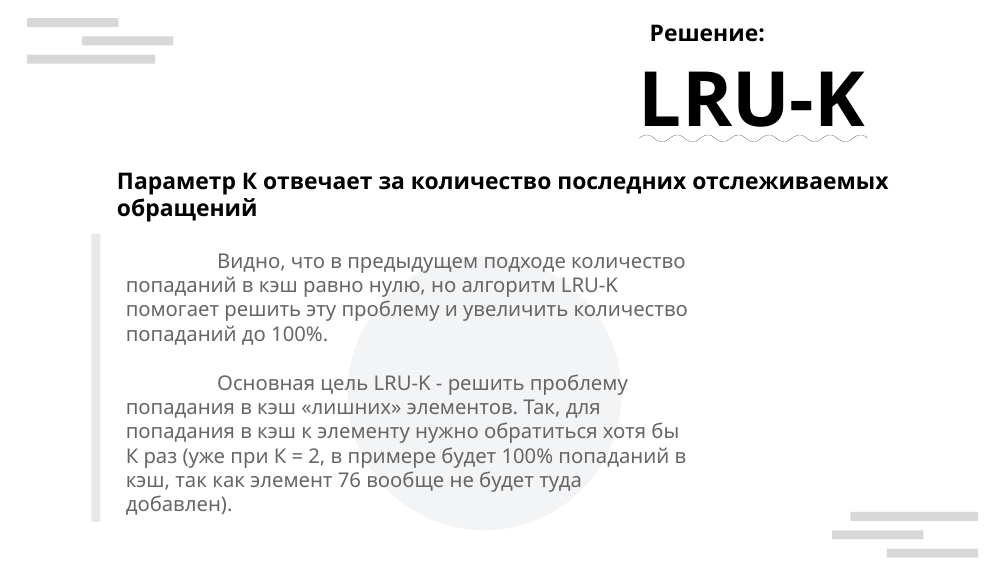
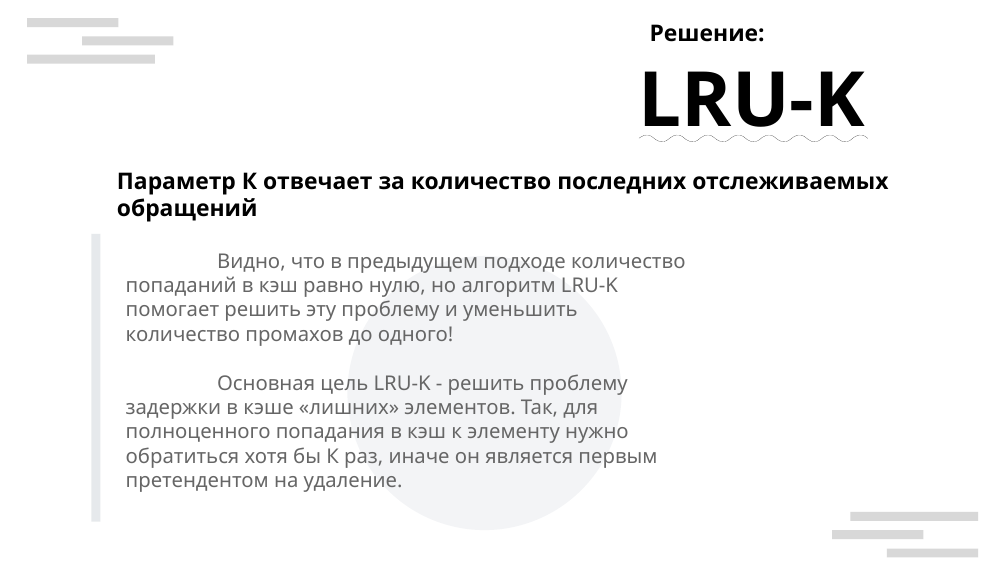
Before and after one commit to andreyStrachuk/LRU-K, a slide deck: slide 9 of Theory/Презентация LRU-K.pptx. Drawn at 1008x567 pixels with LibreOffice and Linux fonts; fonts in the diff are those of the drawing; background and template pictures are left out. Boxes give left, top, right and bottom in pixels: in the first picture for what was removed or moved away, otherwise in the second. Text is boxed around its words. In the diff, an @@ line names an element or a change of style, - is before the commit and + after.

```diff
--- a/Theory/Презентация LRU-K.pptx
+++ b/Theory/Презентация LRU-K.pptx
@@ text at box(126, 253, 685, 492): text changed @@
-Видно, что в предыдущем подходе количество попаданий в кэш равно нулю, но алгоритм LRU-K помогает решить эту проблему и увеличить количество попаданий до 100%.
-Основная цель LRU-K - решить проблему попадания в кэш «лишних» элементов. Так, для попадания в кэш к элементу нужно обратиться хотя бы К раз (уже при К = 2, в примере будет 100% попаданий в кэш, так как элемент 76 вообще не будет туда добавлен).
+Видно, что в предыдущем подходе количество попаданий в кэш равно нулю, но алгоритм LRU-K помогает решить эту проблему и уменьшить количество промахов до одного!
+Основная цель LRU-K - решить проблему задержки в кэше «лишних» элементов. Так, для полноценного попадания в кэш к элементу нужно обратиться хотя бы К раз, иначе он является первым претендентом на удаление.
```
Also in this commit, not shown: 25 other slides changed.
